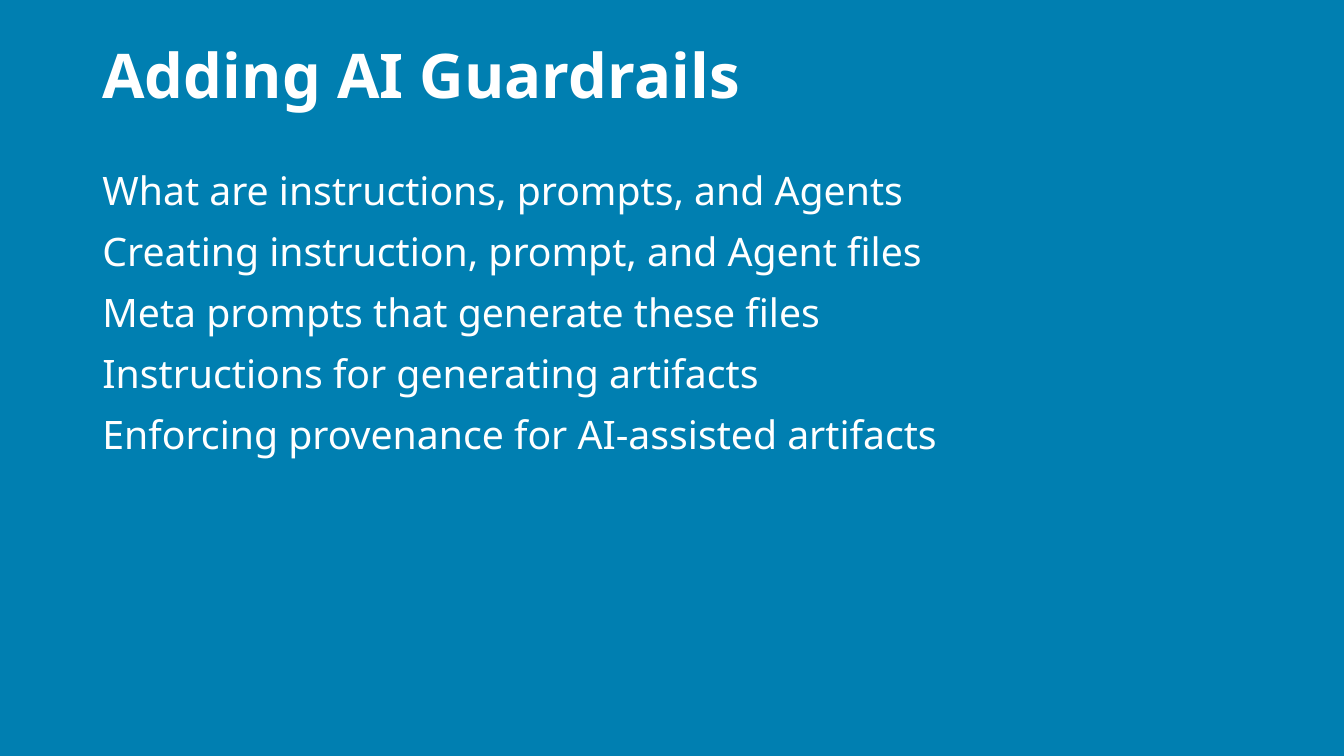
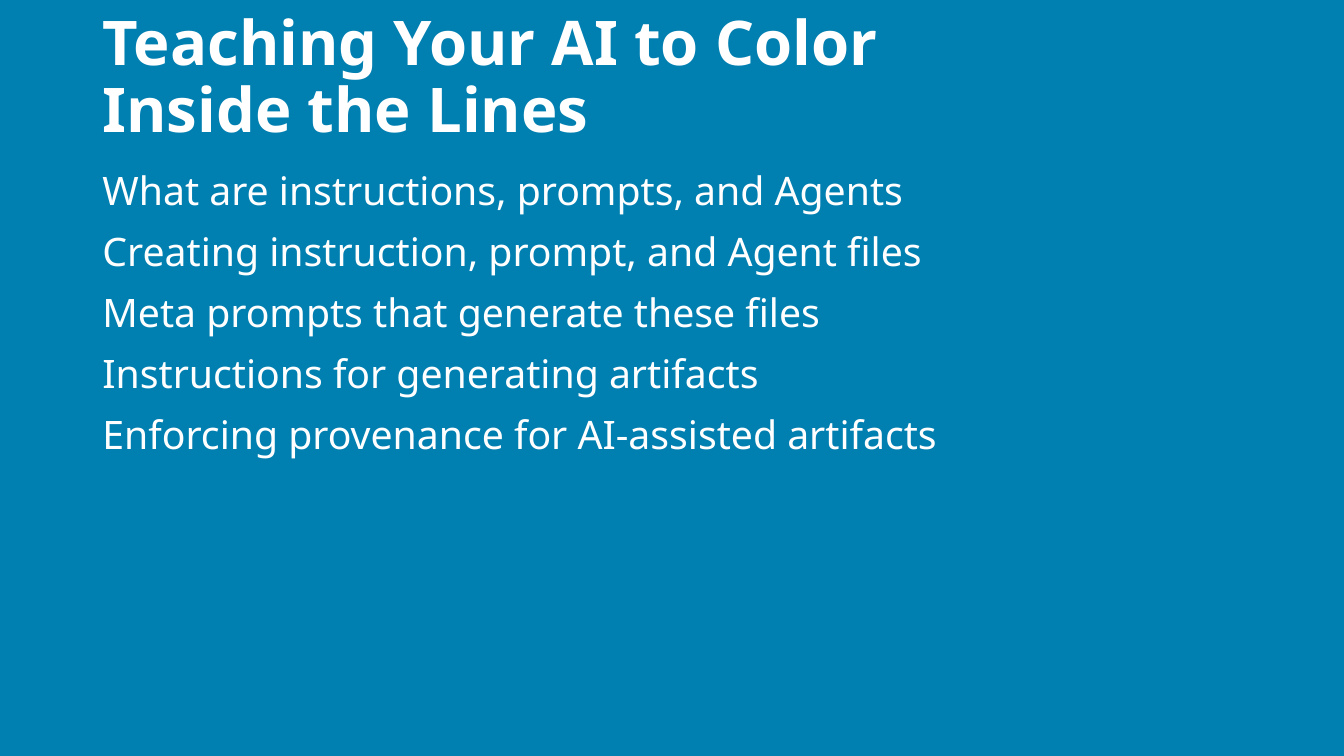
Before and after one commit to j0hnnymiller/AI-Assisted-Software-Development, a slide deck: slide 96 of slides/output/aiasd-311-monday-draft.pptx (slide 103 before the commit). Drawn at 1344x756 pixels with LibreOffice and Linux fonts; fonts in the diff are those of the drawing; background and template pictures are left out. Boxes give left, top, right and bottom in pixels: in the first picture for what was removed or moved away, otherwise in the second. Text is boxed around its words. In the diff, an @@ line names an element or a change of style, - is before the commit and + after.

```diff
--- a/slides/output/aiasd-311-monday-draft.pptx
+++ b/slides/output/aiasd-311-monday-draft.pptx
@@ title at [102, 18, 877, 133]: text changed @@
-Adding AI Guardrails
+Teaching Your AI to Color Inside the Lines
```
Also in this commit, not shown: 87 other slides changed, 6 slides added, 22 slides removed, 10 other files.
